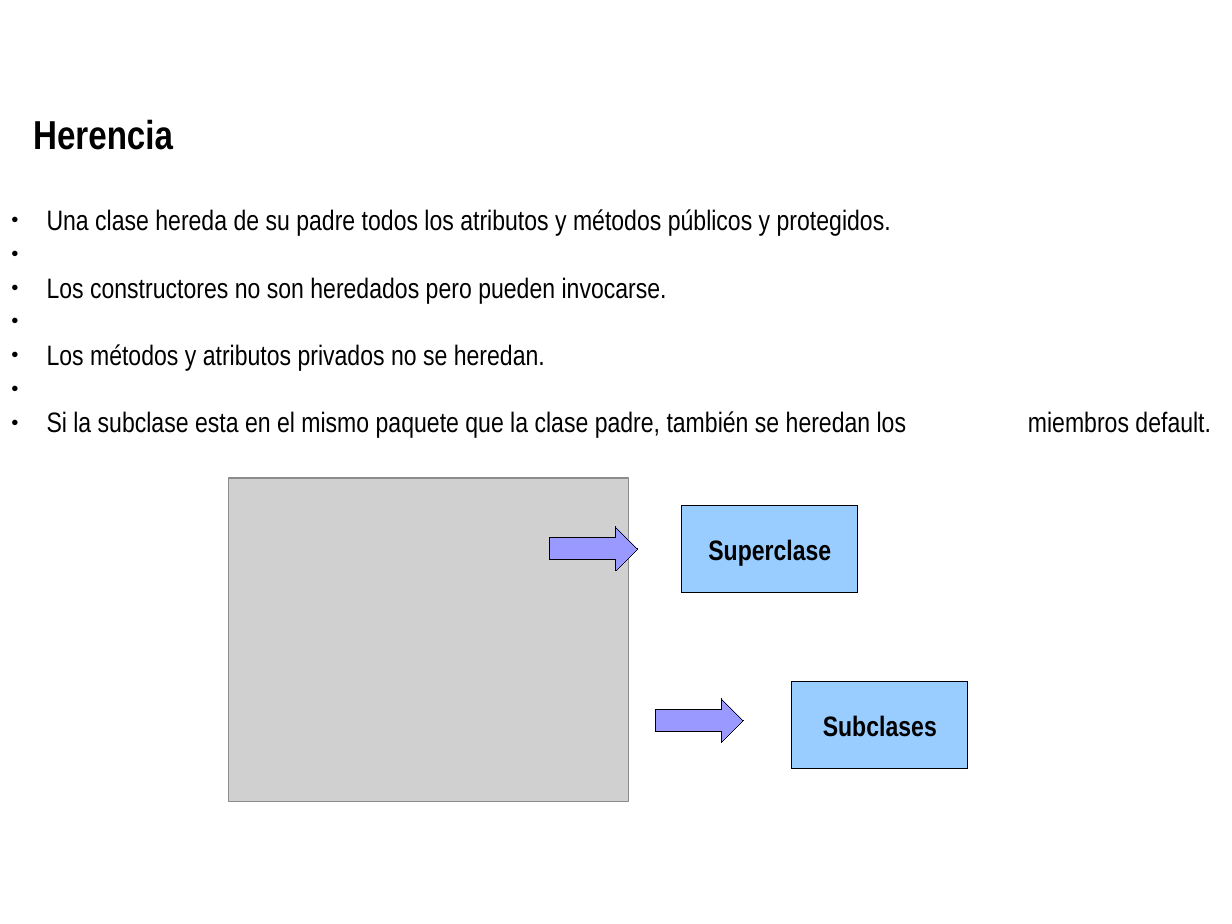
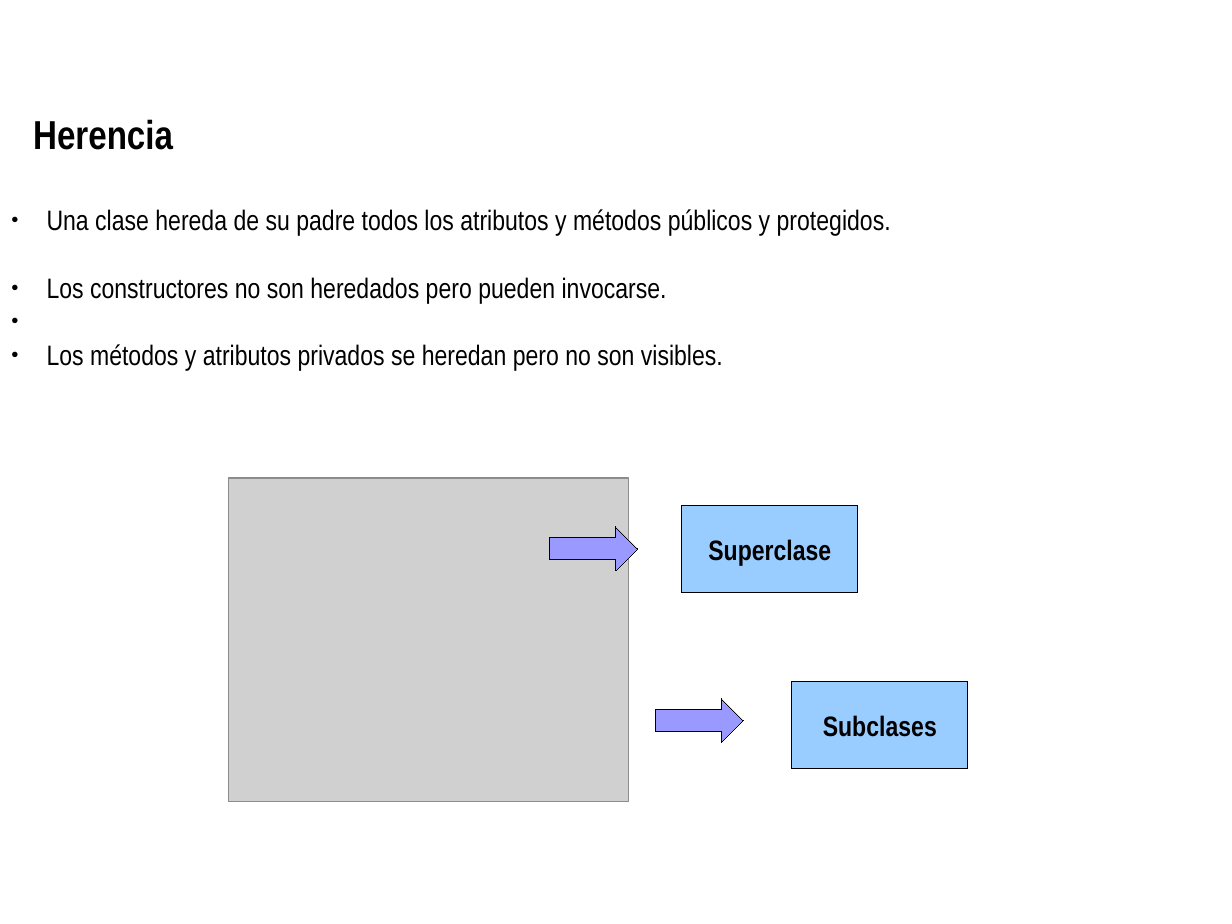
Before and after one commit to Agustin-Nicolas-Torres/paradigmaUAP2025, a slide deck: slide 4 of objetos/poo_2.odp. Drawn at 1232x924 pixels with LibreOffice and Linux fonts; fonts in the diff are those of the drawing; grey boxes stand for pictures; background and template pictures are left out. Boxes give left, top, right and bottom in pixels: in the first picture for what was removed or moved away, otherwise in the second. Text is boxed around its words. In the diff, an @@ line names an element or a change of style, - is before the commit and + after.

Commit message:
clase 2

```diff
--- a/objetos/poo_2.odp
+++ b/objetos/poo_2.odp
@@ text at box(47, 344, 723, 371): text changed @@
-● Los métodos y atributos privados no se heredan.
-● Si la subclase esta en el mismo paquete que la clase padre, también se heredan los miembros default.
+● Los métodos y atributos privados se heredan pero no son visibles.
```
Also in this commit, not shown: 2 other slides changed, 2 slides added, 4 slides removed, 4 other files.
